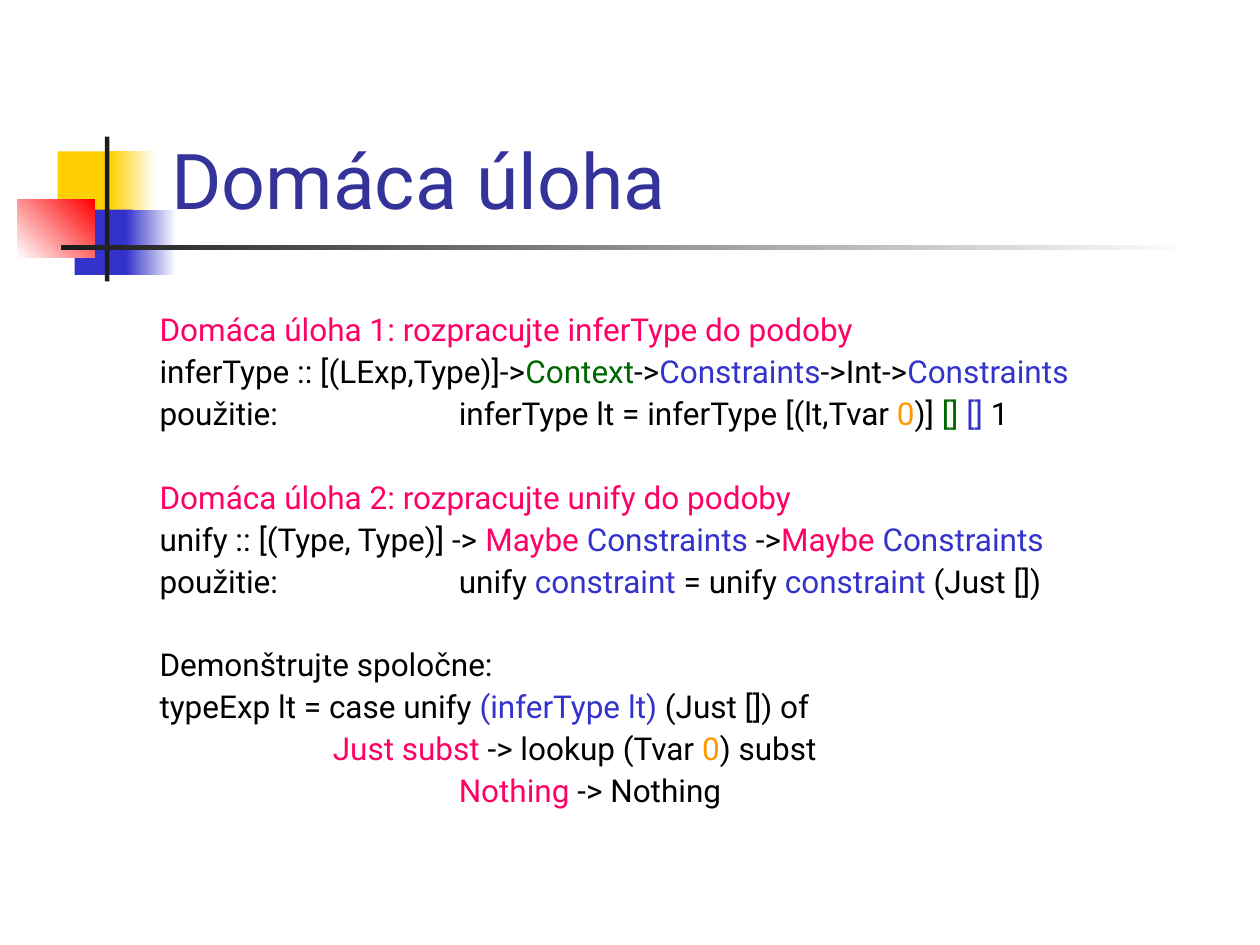
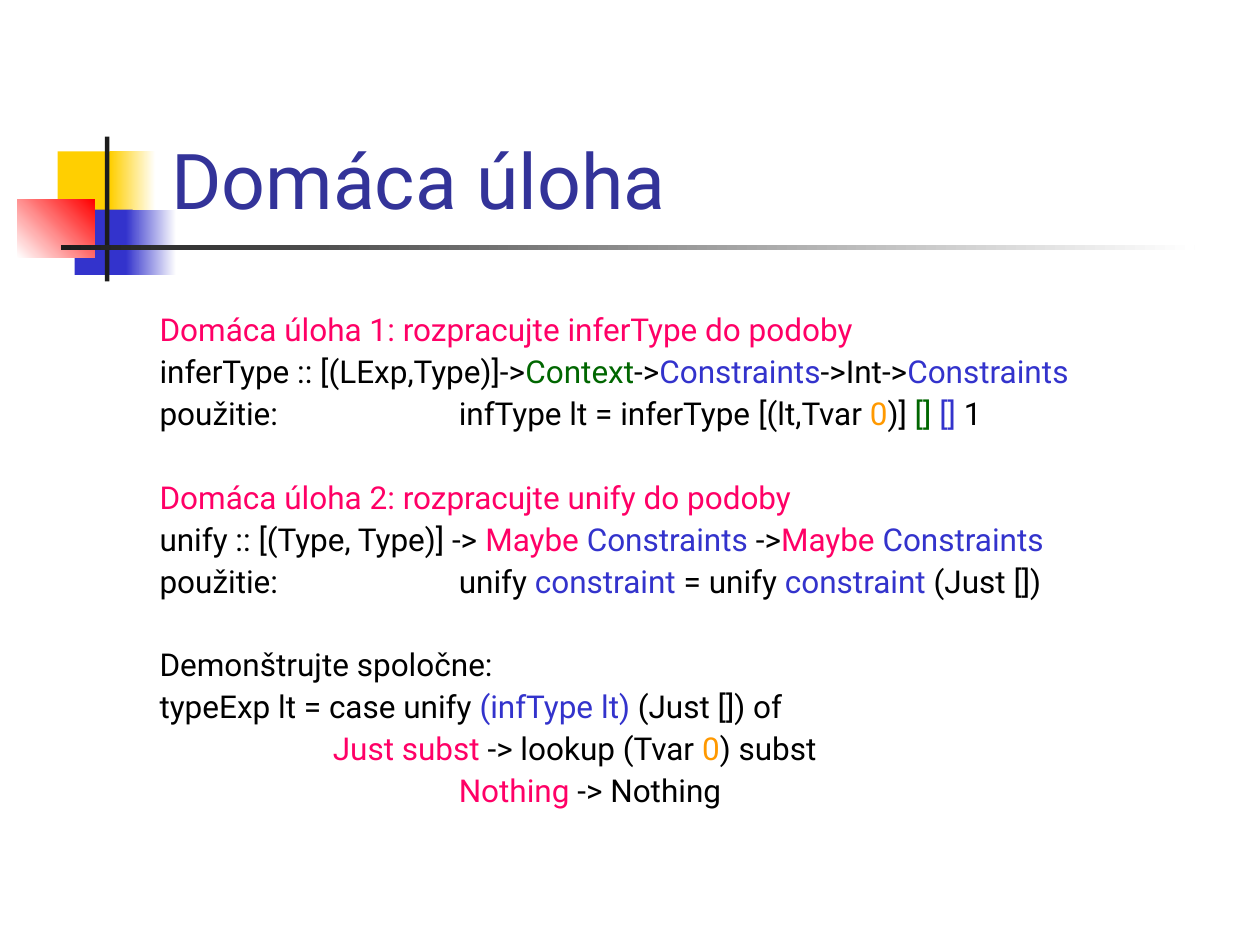
Before and after one commit to Funkcionalne/Prednasky, a slide deck: slide 28 of 08/08_fpro.ppt. Drawn at 1260x945 pixels with LibreOffice and Linux fonts; fonts in the diff are those of the drawing. Boxes give left, top, right and bottom in pixels: in the first picture for what was removed or moved away, otherwise in the second. Text is boxed around its words. In the diff, an @@ line names an element or a change of style, - is before the commit and + after.

```diff
--- a/08/08_fpro.ppt
+++ b/08/08_fpro.ppt
@@ text at <box>160,399,982,432</box>: text changed @@
-použitie: inferType lt = inferType [(lt,Tvar 0)] [] [] 1
+použitie: infType lt = inferType [(lt,Tvar 0)] [] [] 1
@@ text at <box>160,693,782,725</box>: text changed @@
-typeExp lt = case unify (inferType lt) (Just []) of
+typeExp lt = case unify (infType lt) (Just []) of
```
Also in this commit, not shown: 5 other slides changed, 1 other file.
